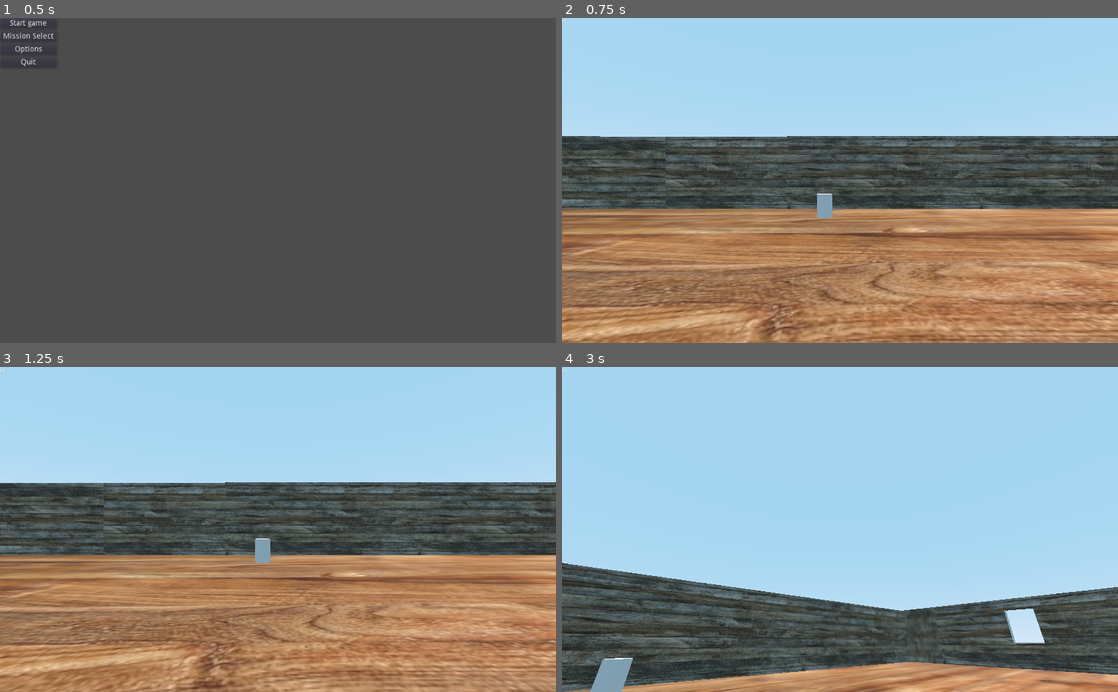
Above: before the commit, frames 1-4 (two rows, left to right).
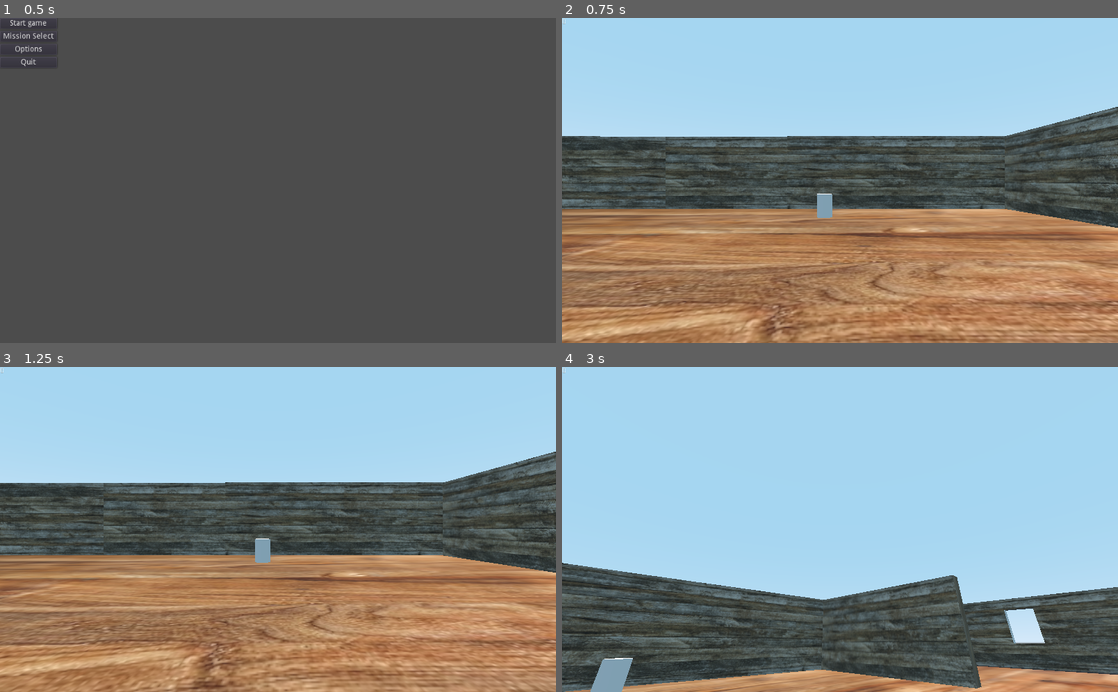
Above: after the commit, the same moments.

Repository: BlakeWiscombe/betrayal
Game: Godot game, scene res://Main menu.tscn
Same seed, same stepped clock (60 frames per second), same inputs: the game is played once before the commit and once after it.
Inputs (mouse positions are in pixels of both pictures, inside the frame that each line leads up to):
- Up to frame 1 (0.5 s): no input
- Up to frame 2 (0.75 s): click "Start game" at 0.5 s
- Up to frame 3 (1.25 s): no input
- Up to frame 4 (3 s): tap Enter at 1.25 s; move the mouse to (962, 513) at 1.27 s; hold D (player_right) 1.28-2.03 s; tap Space (jump) at 1.52, 2.27 s; move the mouse to (728, 545) at 2.02 s; hold S (player_backward) 2.03-2.78 s; move the mouse to (895, 458) at 2.77 s; hold D (player_right) from 2.78 s (still down)

Frame 1 is identical in both runs. In frame 2, 3.3% of the frame differs, in the area x 79-100%, y 27-65%; in frame 3, 3.3%; in frame 4, 4.0%, in the area x 46-76%, y 64-99%.

Commit message:
more walls

Diff:
--- a/Betrayal.tscn
+++ b/Betrayal.tscn
@@ -19,6 +19,30 @@
 
 [node name="Betrayal" type="Spatial"]
 transform = Transform( 0.000279278, 0, -1, 0, 1, 0, 1, 0, 0.000279278, -8.90252, -0.33866, -25.9997 )
+
+[node name="CSGBox15" type="CSGBox" parent="."]
+transform = Transform( 0.0169627, 0, -0.999807, 0, 1, 0, 0.999807, 0, 0.0169627, 39.0002, 7.23597, -30.9893 )
+use_collision = true
+width = 34.062
+height = 17.1
+depth = 1.77
+material = SubResource( 19 )
+
+[node name="CSGBox15" type="CSGBox" parent="CSGBox15"]
+transform = Transform( -0.999907, 0, -0.00928441, 0, 1, 0, 0.00928441, 0, -0.999907, 62.7194, -0.00699997, -0.701536 )
+use_collision = true
+width = 34.062
+height = 17.1
+depth = 1.77
+material = SubResource( 19 )
+
+[node name="CSGBox9" type="CSGBox" parent="."]
+transform = Transform( -0.0148168, 0, 0.999865, 0, 1, 0, -0.999865, 0, -0.0148168, 75.731, 7.5766, -43.1906 )
+use_collision = true
+width = 13.3464
+height = 17.1
+depth = 1.77
+material = SubResource( 19 )
 
 [node name="CSGBox14" type="CSGBox" parent="."]
 transform = Transform( 0.00314082, 0, 0.999782, 0, 1, 0, -0.999782, 0, 0.00314082, -74.058, 7.7931, -47.0151 )
@@ -120,6 +144,16 @@
 [node name="CollisionShape" type="CollisionShape" parent="Floor/StaticBody"]
 shape = SubResource( 12 )
 
+[node name="Floor" type="MeshInstance" parent="Floor"]
+transform = Transform( 0.999999, 0, 0, 0, 1, 0, 0, 0, 0.999999, 0, 0, 0 )
+mesh = SubResource( 1 )
+material/0 = SubResource( 18 )
+
+[node name="StaticBody" type="StaticBody" parent="Floor/Floor"]
+
+[node name="CollisionShape" type="CollisionShape" parent="Floor/Floor/StaticBody"]
+shape = SubResource( 12 )
+
 [node name="DirectionalLight" type="DirectionalLight" parent="."]
 transform = Transform( 1, 0, 0, 0, -0.0012217, 0.999999, 0, -0.999999, -0.0012217, 0, 4.53364, 0 )
 shadow_enabled = true
@@ -165,11 +199,3 @@
 operation = 2
 width = 6.26678
 height = 8.00189
-
-[node name="CSGBox9" type="CSGBox" parent="."]
-transform = Transform( -0.0148168, 0, 0.999865, 0, 1, 0, -0.999865, 0, -0.0148168, 75.731, 7.5766, -43.1906 )
-use_collision = true
-width = 13.3464
-height = 17.1
-depth = 1.77
-material = SubResource( 19 )
